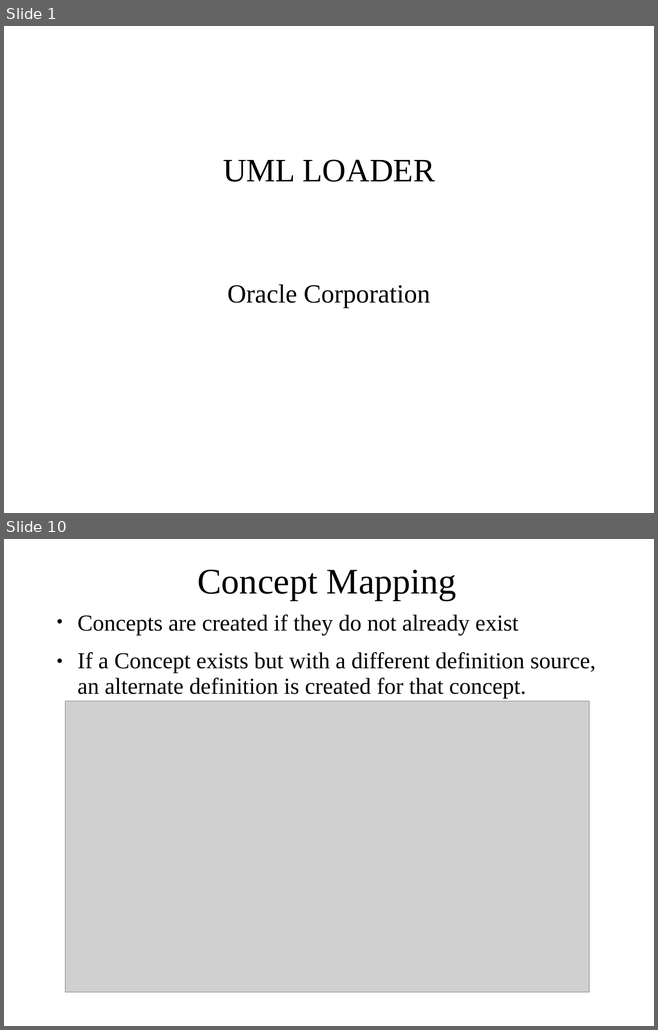
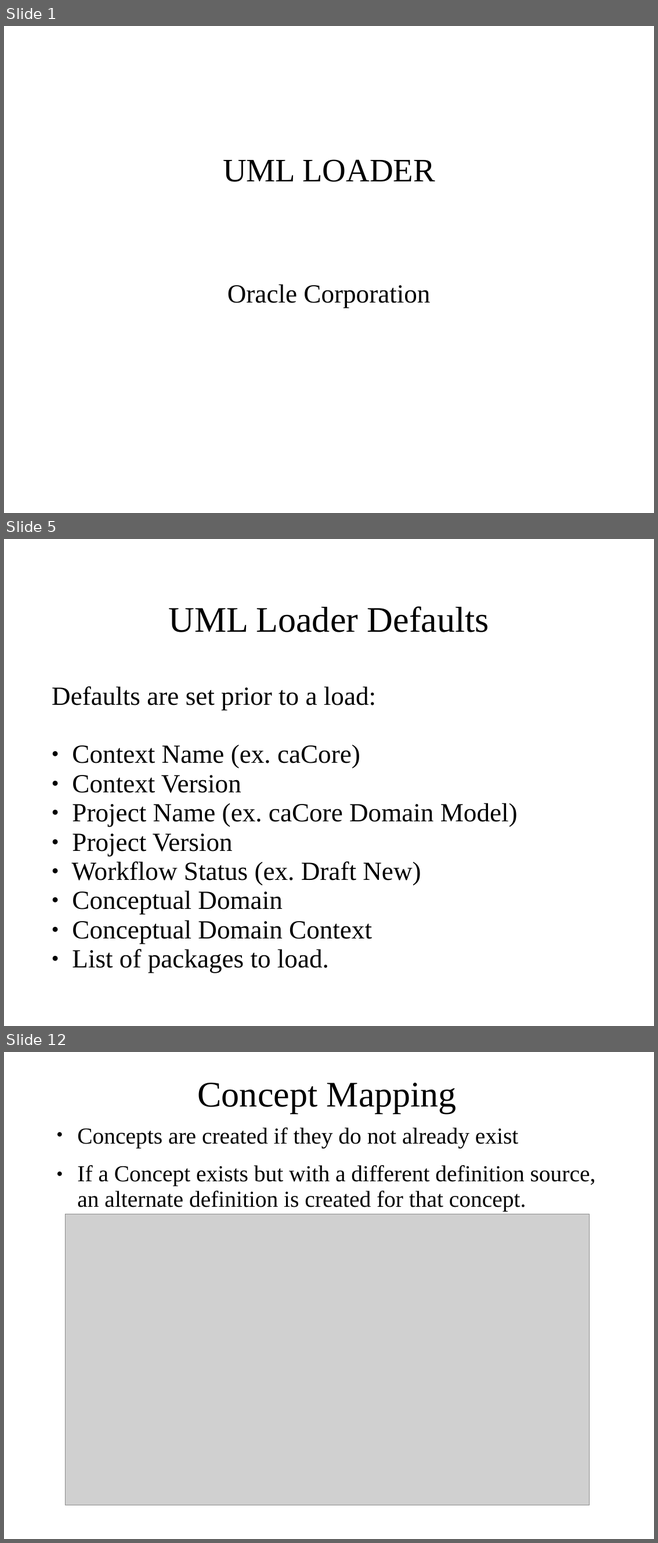
Before and after one commit to NCIP/cadsr-semantic-tools, a slide deck: docs/mapping-presentation-draft.ppt. Shown one above the other, each under a label of ours: slides 1 and 10 before the commit, slides 1, 5 and 12 after it; the slides between them are not shown. The pictures are 658x1030 and 658x1543 pixels, drawn with LibreOffice and Linux fonts; fonts in the diff are those of the drawing; grey boxes stand for pictures; background and template pictures are left out. Boxes give left, top, right and bottom in pixels: in the first picture for what was removed or moved away, otherwise in the second. Text is boxed around its words. In the diff, an @@ line names an element or a change of style, - is before the commit and + after.

```diff
--- a/docs/mapping-presentation-draft.ppt
+++ b/docs/mapping-presentation-draft.ppt
@@ slide 5 added at (x1=4, y1=539, x2=654, y2=1026), background #FFFFFF @@
@@ title added at (x1=168, y1=606, x2=489, y2=632), 44 pt, text #000000 @@
+UML Loader Defaults
@@ subtitle added at (x1=52, y1=686, x2=517, y2=973), 32 pt, text #000000 @@
+Defaults are set prior to a load:
+● Context Name (ex. caCore)
+● Context Version
+● Project Name (ex. caCore Domain Model)
+● Project Version
+● Workflow Status (ex. Draft New)
+● Conceptual Domain
+● Conceptual Domain Context
+● List of packages to load.
@@ what was slide 10 is now slide 12 @@
```
Also in this commit, not shown: 11 slides changed, 5 other slides added, 1 slide removed.
